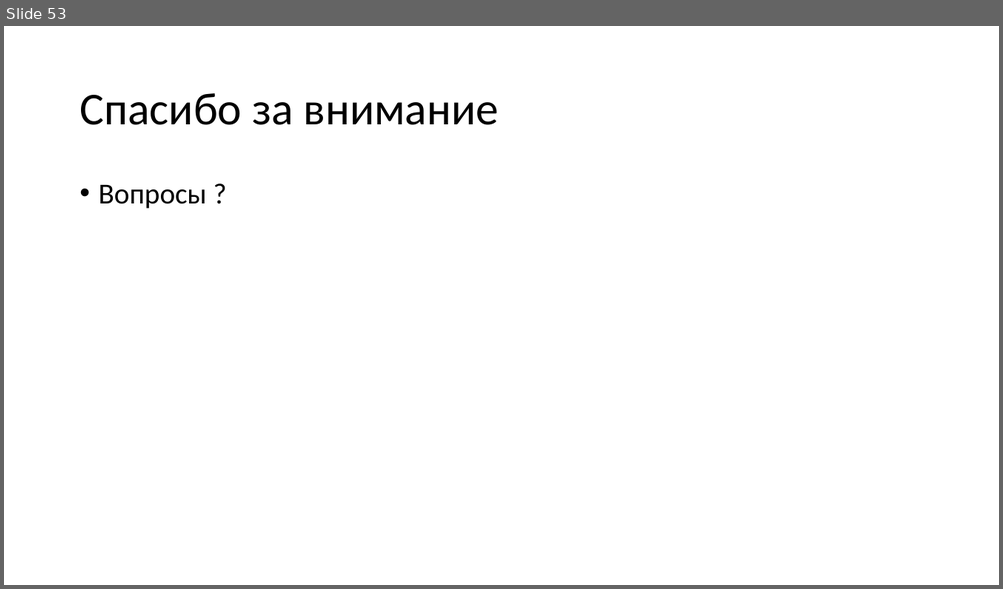
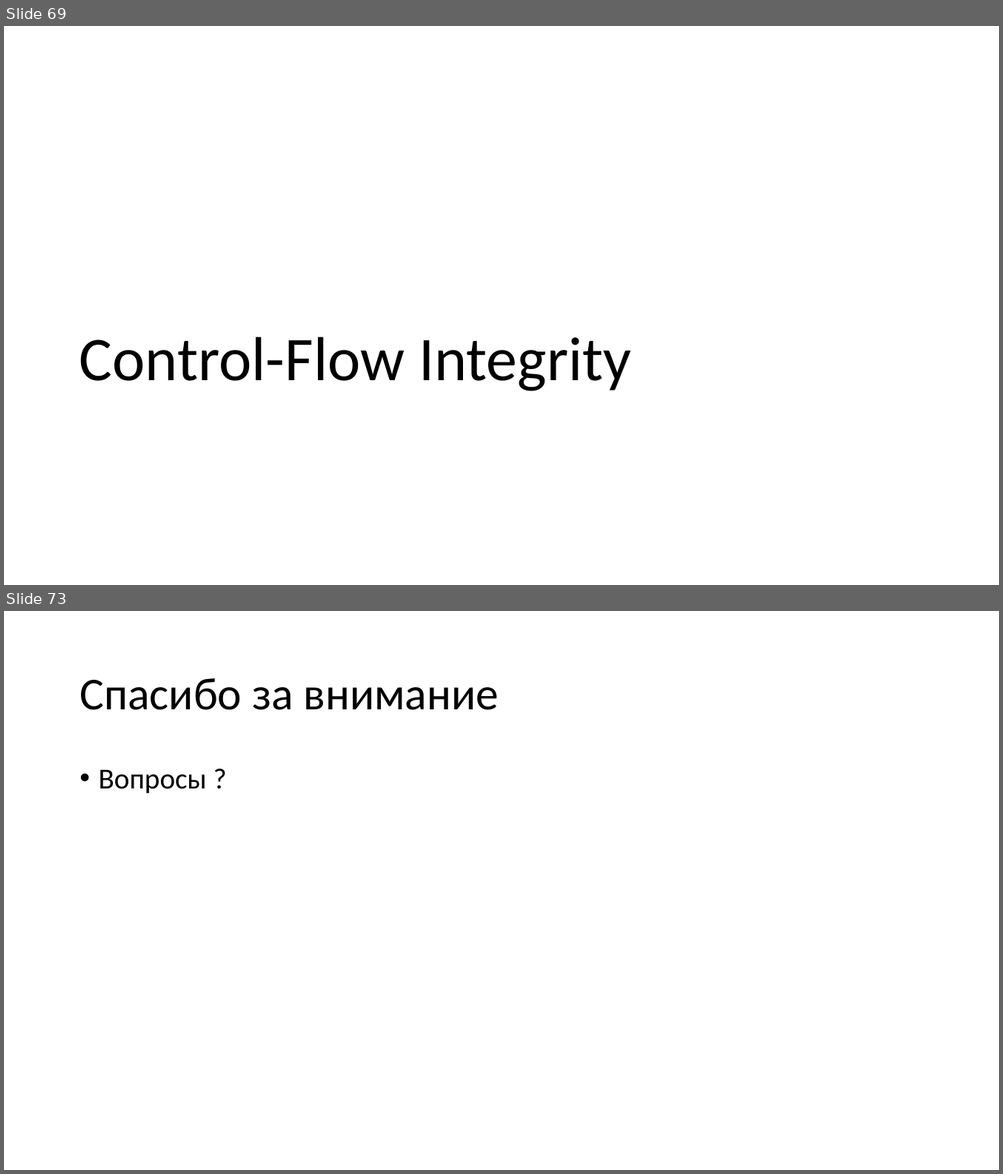
Before and after one commit to yugr/slides, a slide deck: CppZeroCost/2025/RU.pptx. Shown one above the other, each under a label of ours: slide 53 before the commit, slides 69 and 73 after it; the slides between them are not shown. The pictures are 1003x589 and 1003x1174 pixels, drawn with LibreOffice and Linux fonts; fonts in the diff are those of the drawing. Boxes give left, top, right and bottom in pixels: in the first picture for what was removed or moved away, otherwise in the second. Text is boxed around its words. In the diff, an @@ line names an element or a change of style, - is before the commit and + after.

```diff
--- a/CppZeroCost/2025/RU.pptx
+++ b/CppZeroCost/2025/RU.pptx
@@ slide 69 added at bbox=[4, 26, 999, 585], background #FFFFFF @@
@@ title added at bbox=[79, 337, 631, 392], 60 pt, text #000000 @@
+Control-Flow Integrity
@@ what was slide 53 is now slide 73 @@
```
Also in this commit, not shown: 20 other slides added, 1 slide removed, 1 other file.
